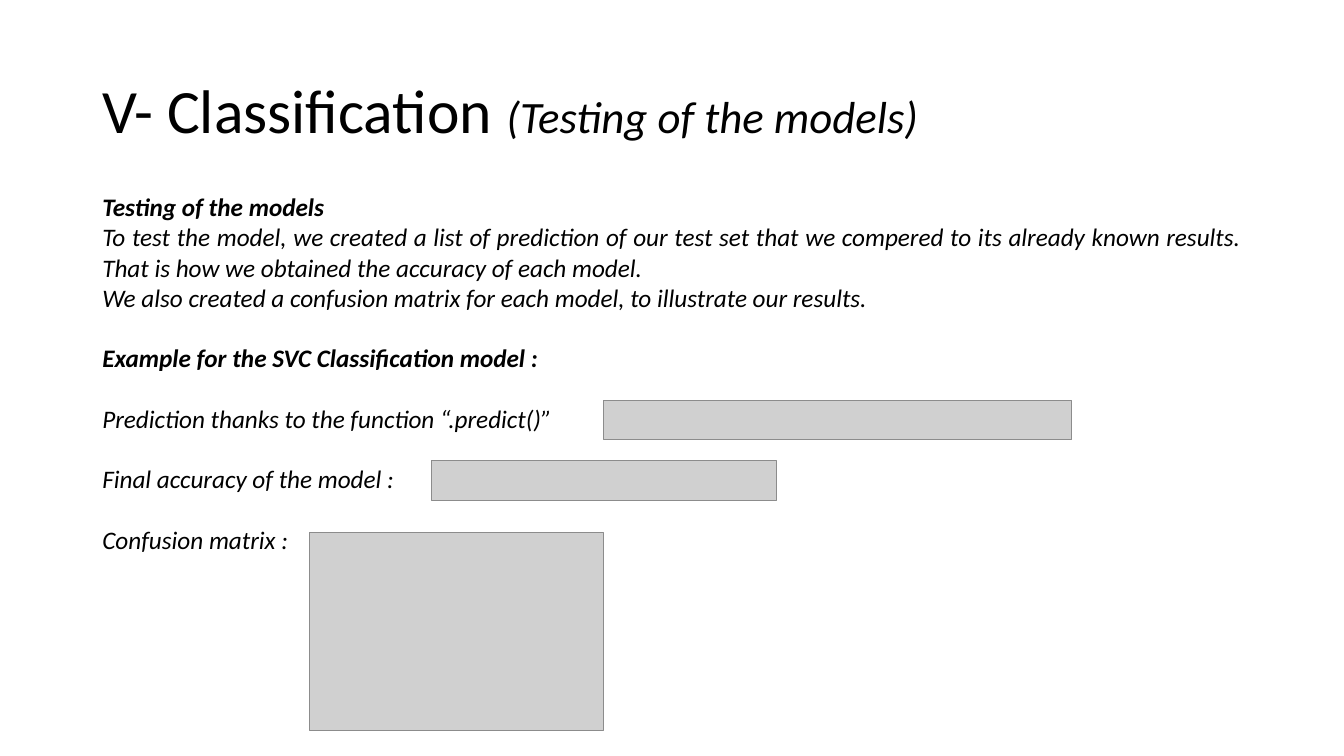
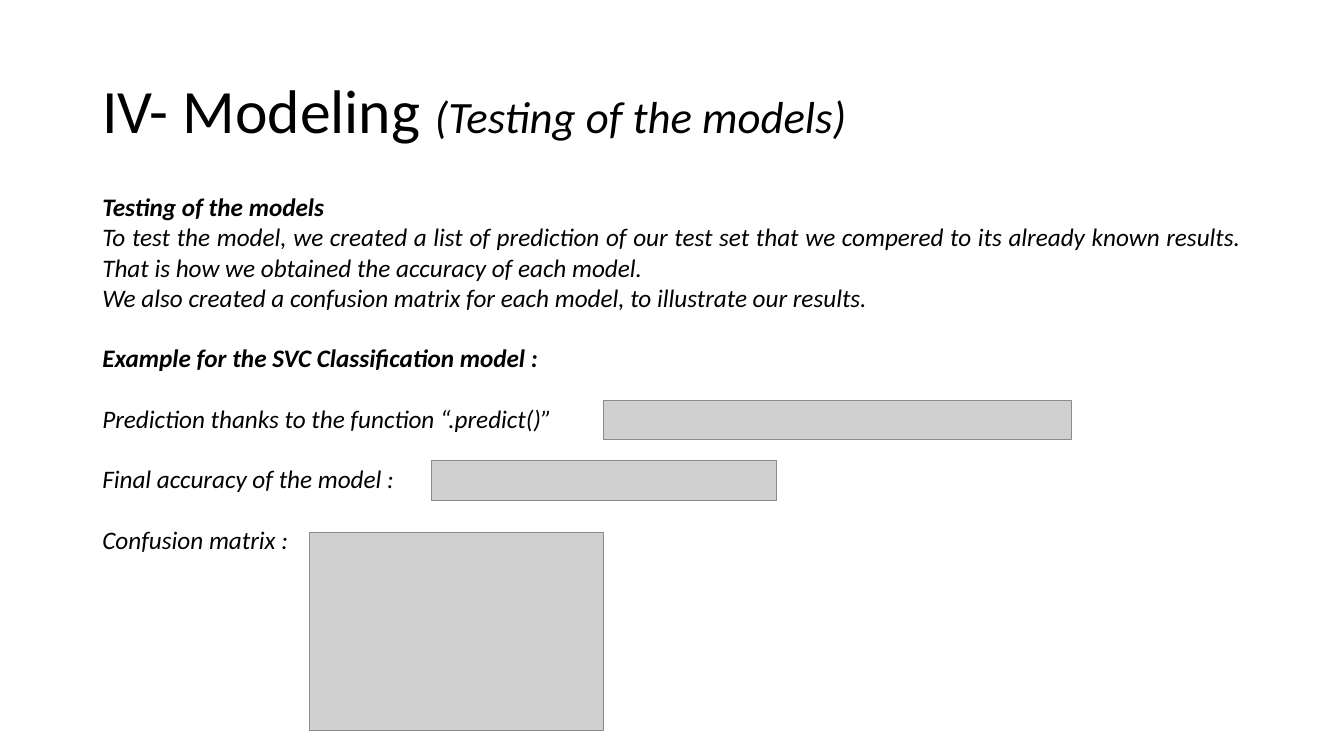
Before and after one commit to Leodespt/Projet_Python, a slide deck: slide 20 of Presentation_Python.pptx (slide 21 before the commit). Drawn at 1344x756 pixels with LibreOffice and Linux fonts; fonts in the diff are those of the drawing; grey boxes stand for pictures. Boxes give left, top, right and bottom in pixels: in the first picture for what was removed or moved away, otherwise in the second. Text is boxed around its words. In the diff, an @@ line names an element or a change of style, - is before the commit and + after.

```diff
--- a/Presentation_Python.pptx
+++ b/Presentation_Python.pptx
@@ title at box(102, 90, 846, 144): text changed @@
-V- Classification (Testing of the models)
+IV- Modeling (Testing of the models)
```
Also in this commit, not shown: 18 other slides changed, 2 slides added, 1 slide removed.
